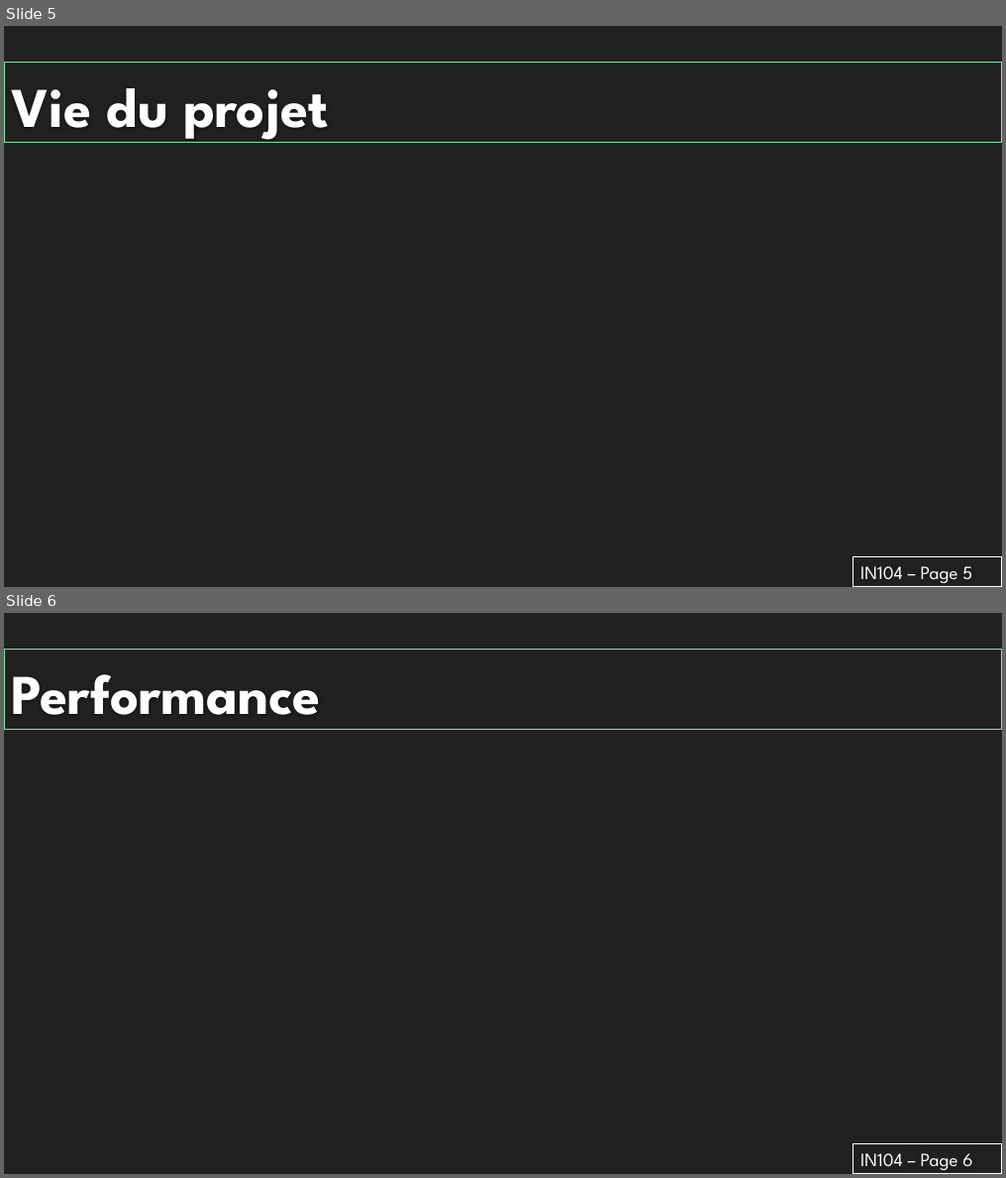
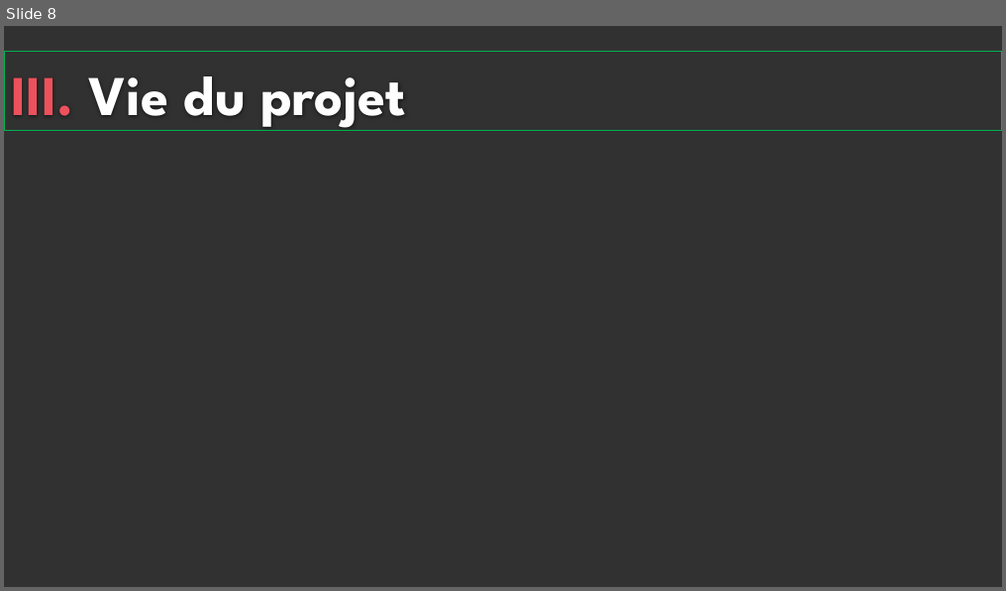
Before and after one commit to laurentlam/labyrinth_solving, a slide deck: Livrables/Présentation.pptx. Shown one above the other, each under a label of ours: slides 5 and 6 before the commit, slide 8 after it. The pictures are 1006x1178 and 1006x591 pixels, drawn with LibreOffice and Linux fonts; fonts in the diff are those of the drawing; background and template pictures are left out. Boxes give left, top, right and bottom in pixels: in the first picture for what was removed or moved away, otherwise in the second. Text is boxed around its words. In the diff, an @@ line names an element or a change of style, - is before the commit and + after.

```diff
--- a/Livrables/Présentation.pptx
+++ b/Livrables/Présentation.pptx
@@ slide 6 removed at (4, 613, 1002, 1174), background #212121 @@
@@ title removed at (4, 650, 1002, 729) @@
-Performance
@@ rectangle removed at (853, 1145, 1002, 1174) @@
-IN104 – Page 6
@@ what was slide 5 is now slide 8 @@
@@ slide 8 changed as well @@
@@ background #212121 to #313131 @@
@@ title "III. Vie du projet": place and size @@
-title "III. Vie du projet" at (4, 63, 1002, 142)
+title "III. Vie du projet" at (4, 52, 1002, 131)
@@ title "III. Vie du projet" at (4, 52, 1002, 131): outline #6FEBA0 0.75 pt to #00B050 0.75 pt @@
@@ title at (12, 76, 406, 131): text changed @@
-Vie du projet
+III. Vie du projet
@@ rectangle removed at (853, 558, 1002, 587) @@
-IN104 – Page 5
```
Also in this commit, not shown: 4 other slides changed, 6 slides added, 2 other slides removed.
